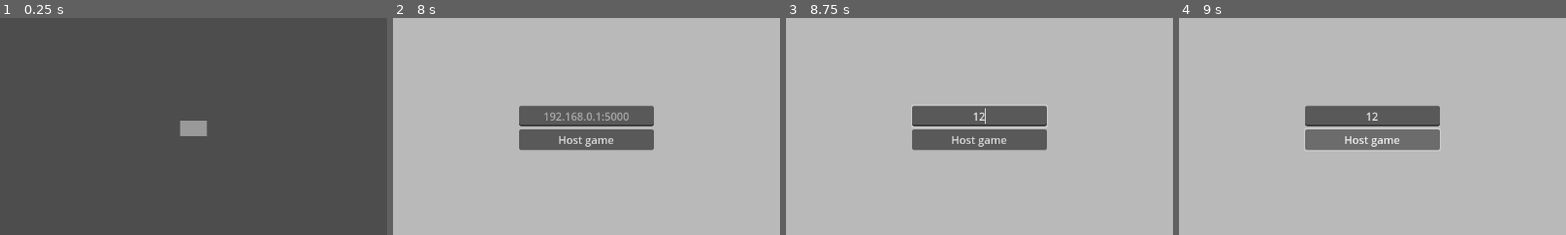
Above: before the commit, frames 1-4 (left to right).
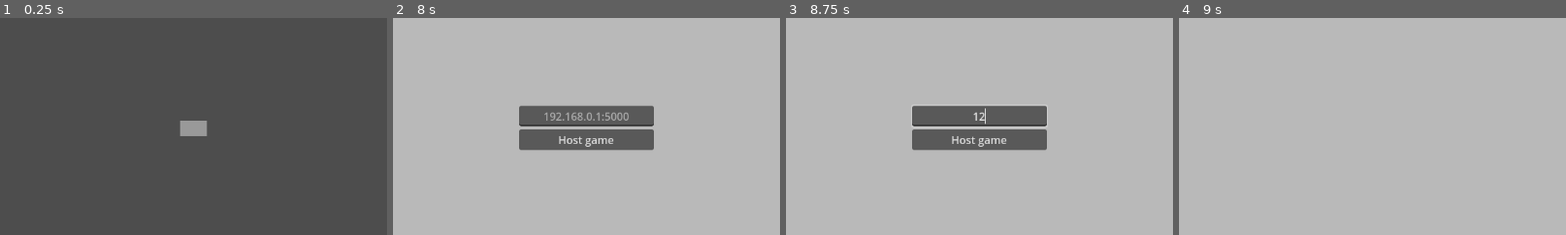
Above: after the commit, the same moments.

Repository: Divanchik/roulette-demo
Game: Godot game, scene res://scenes/game/game.tscn
The game is run twice, just before and just after one commit, with the same random seed, the same clock (stepped at 60 frames per second) and the same inputs. This scene is started directly instead of the project's main scene.
Inputs (mouse positions are % of the whole screen's width and height, from its top left):
- Up to frame 1 (0.25 s): no input
- Up to frame 2 (8 s): click "Крутить барабан" at 0.5 s; click "Спустить курок" at 1.25 s; click "Спустить курок" at 2 s; click "Спустить курок" at 2.75 s; tap Enter at 3.5, 5 s; tap Space at 4.25, 5.75 s; click "Return to title" at 6.5 s; click "Host" at 7.25 s
- Up to frame 3 (8.75 s): click (50, 47) at 8.02 s; type "12" at 8.1 s
- Up to frame 4 (9 s): click "Host game" at 8.75 s
The pictures show only the part of the screen within x 25-75%, y 25-75%; the shares and areas given below are measured in that part.

Frames 1-3 are identical in both runs. In frame 4, 6.5% of the frame differs, in the area x 32-68%, y 40-61%.
Error after the commit: Attempt to call function 'get_start' in base 'null instance' on a null instance. (res://scenes/main_menu/main_menu.gd:46)

Commit message:
network fix and new sounds

Diff:
--- a/network/client.gd
+++ b/network/client.gd
@@ -38,10 +38,14 @@
 	return false
 
 func join(url: String) -> bool:
+	print("Joining [", url, "]...")
+	ws = WebSocketPeer.new()
 	var err = ws.connect_to_url(url)
 	if err != OK:
+		printerr("Join error: ", err)
 		return false
 	else:
+		print("Join success")
 		log_closed = true
 		return true
 
--- a/network/server.gd
+++ b/network/server.gd
@@ -9,7 +9,16 @@
 var turn = 0
 
 func _ready() -> void:
-	serv.listen(5000)
+	Performance.add_custom_monitor("Network/Players", get_players_count)
+
+func get_players_count():
+	return players.size()
+
+func start(port: int, address: String = "127.0.0.1"):
+	if address == "localhost":
+		return serv.listen(port) == OK
+	return serv.listen(port, address) == OK
+
 
 func _process(_delta: float) -> void:
 	# accept new connections
@@ -28,7 +37,10 @@
 			players.erase(id)
 			print("< ", id)
 
+
 func accept_connection():
+	if not serv.is_listening():
+		return
 	stream = serv.take_connection()
 	if stream != null and stream.get_status() == StreamPeerTCP.STATUS_CONNECTED:
 		var ws = WebSocketPeer.new()
@@ -37,12 +49,14 @@
 			var id = hash(ws.get_connected_host() + str(ws.get_connected_port()))
 			players[id] = ws
 			while ws.get_ready_state() != WebSocketPeer.STATE_OPEN:
+				await get_tree().create_timer(1.0).timeout
 				ws.poll()
 			ws.send_text(JSON.stringify({"command": "join", "id": id}))
-			print("> ", id)
+			print("> %d (%s:%d)" % [id, ws.get_connected_host(), ws.get_connected_port()])
 			print("Total ", players.size(), " players")
 		else:
 			print("Error while accepting stream: ", err)
+
 
 func broadcast(comm: Dictionary):
 	for ws: WebSocketPeer in players.values():
@@ -50,12 +64,6 @@
 		if ws.get_ready_state() == WebSocketPeer.STATE_OPEN:
 			ws.send_text(JSON.stringify(comm))
 
-#func send(ws: WebSocketPeer, comm: Dictionary) -> bool:
-	#var err = ws.send_text(JSON.stringify(comm))
-	#if err != OK:
-		#return false
-	#else:
-		#return true
 
 func handle_message(id: int, message: Dictionary):
 	if message["command"] == "ready":
--- a/scenes/game/game.gd
+++ b/scenes/game/game.gd
@@ -26,7 +26,9 @@
 
 
 func on_my_turn(last_cylinder: Array):
+	await get_tree().create_timer(1.0).timeout
 	$StatusLabel.text = "My turn"
+	$Sounds/CockSound.play()
 	cylinder.clear()
 	cylinder.append_array(last_cylinder)
 	shuffled = false
@@ -37,12 +39,13 @@
 func _on_shuffle_button_pressed() -> void:
 	$HBoxContainer/ShuffleButton.disabled = true
 	cylinder.shuffle()
-
+	$Sounds/ShuffleSound.play()
 
 func _on_trigger_button_pressed() -> void:
 	cylinder.push_front(cylinder.pop_back())
 	if cylinder.front() == 1:
 		$StatusLabel.text = "Boom!"
+		$Sounds/GunshotSound.play()
 		Client.send({"command": "lose", "cylinder": cylinder})
 		await get_tree().create_timer(1.0).timeout
 		Client.leave()
@@ -50,6 +53,7 @@
 		$ReturnButton.show()
 	else:
 		$StatusLabel.text = "Click..."
+		$Sounds/TriggerSound.play()
 		Client.send({"command": "pass", "cylinder": cylinder})
 
 
--- a/scenes/game/game.tscn
+++ b/scenes/game/game.tscn
@@ -1,6 +1,10 @@
-[gd_scene load_steps=4 format=3 uid="uid://dnqssjwsfk3c2"]
+[gd_scene load_steps=8 format=3 uid="uid://dnqssjwsfk3c2"]
 
 [ext_resource type="Script" path="res://scenes/game/game.gd" id="1_a8fth"]
+[ext_resource type="AudioStream" uid="uid://bixsob6cjfi1v" path="res://sounds/shuffle.wav" id="2_6gxgs"]
+[ext_resource type="AudioStream" uid="uid://dxcf3pwop1oi6" path="res://sounds/trigger.mp3" id="3_jryry"]
+[ext_resource type="AudioStream" uid="uid://padqpcbu5ml1" path="res://sounds/cock.wav" id="4_eicjw"]
+[ext_resource type="AudioStream" uid="uid://c6xitxjx47koo" path="res://sounds/gunshot.wav" id="5_qlevd"]
 
 [sub_resource type="StyleBoxFlat" id="StyleBoxFlat_a202k"]
 
@@ -9,6 +13,24 @@
 
 [node name="Game" type="CanvasLayer"]
 script = ExtResource("1_a8fth")
+
+[node name="Sounds" type="Node" parent="."]
+
+[node name="ShuffleSound" type="AudioStreamPlayer" parent="Sounds"]
+stream = ExtResource("2_6gxgs")
+volume_db = -5.0
+
+[node name="TriggerSound" type="AudioStreamPlayer" parent="Sounds"]
+stream = ExtResource("3_jryry")
+volume_db = -5.0
+
+[node name="CockSound" type="AudioStreamPlayer" parent="Sounds"]
+stream = ExtResource("4_eicjw")
+volume_db = -10.0
+
+[node name="GunshotSound" type="AudioStreamPlayer" parent="Sounds"]
+stream = ExtResource("5_qlevd")
+volume_db = -10.0
 
 [node name="StatusLabel" type="Label" parent="."]
 anchors_preset = 8
--- a/scenes/main_menu/main_menu.gd
+++ b/scenes/main_menu/main_menu.gd
@@ -1,5 +1,5 @@
 extends CanvasLayer
-
+var addr_temp = RegEx.create_from_string(r"localhost:\d{4,5}|\d{,3}\.\d{,3}\.\d{,3}\.\d{,3}:\d{4,5}")
 
 func _on_join_button_pressed() -> void:
 	$TitleContainer.hide()
@@ -21,14 +21,17 @@
 
 func _on_join_address_button_pressed() -> void:
 	$JoinContainer.hide()
-	if len($JoinContainer/JoinAddress.text) == 0:
+	var tmp = addr_temp.search($JoinContainer/JoinAddress.text)
+	if tmp.get_start() < 0:
 		$AcceptDialog.dialog_text = "Неверный адрес"
 		$AcceptDialog.show()
 		$TitleContainer.show()
 		return
 	var success = Client.join($JoinContainer/JoinAddress.text)
-	$AnimationPlayer.play("loading")
-	await $AnimationPlayer.animation_finished
+	await get_tree().create_timer(2.0).timeout
+	#$AnimationPlayer.play("loading")
+	#await $AnimationPlayer.animation_finished
+	print("#1")
 	if success and Client.is_open():
 		get_tree().change_scene_to_file("res://scenes/game/game.tscn")
 	else:
@@ -38,4 +41,25 @@
 
 
 func _on_host_address_button_pressed() -> void:
-	pass # Replace with function body.
+	$HostContainer.hide()
+	var tmp = addr_temp.search($HostContainer/HostAddress.text)
+	if tmp.get_start() < 0:
+		$AcceptDialog.dialog_text = "Неверный адрес"
+		$AcceptDialog.show()
+		$TitleContainer.show()
+		return
+	var addr = $HostContainer/HostAddress.text.split(":")
+	if not Server.start(int(addr[1]), addr[0]):
+		$AcceptDialog.dialog_text = "Не удалось запустить сервер"
+		$AcceptDialog.show()
+		$TitleContainer.show()
+		return
+	var success = Client.join($HostContainer/HostAddress.text)
+	$AnimationPlayer.play("loading")
+	await $AnimationPlayer.animation_finished
+	if success and Client.is_open():
+		get_tree().change_scene_to_file("res://scenes/game/game.tscn")
+	else:
+		$AcceptDialog.dialog_text = "Не удалось подключиться к игре"
+		$AcceptDialog.show()
+		$TitleContainer.show()
Not shown, added: sounds/cock.wav.import
Not shown, added: sounds/gunshot.wav.import
Not shown, added: sounds/shuffle.wav.import
Not shown, added: sounds/trigger.mp3.import
Not shown, added: sounds/cock.wav
Not shown, added: sounds/gunshot.wav
Not shown, added: sounds/shuffle.wav
Not shown, added: sounds/trigger.mp3
